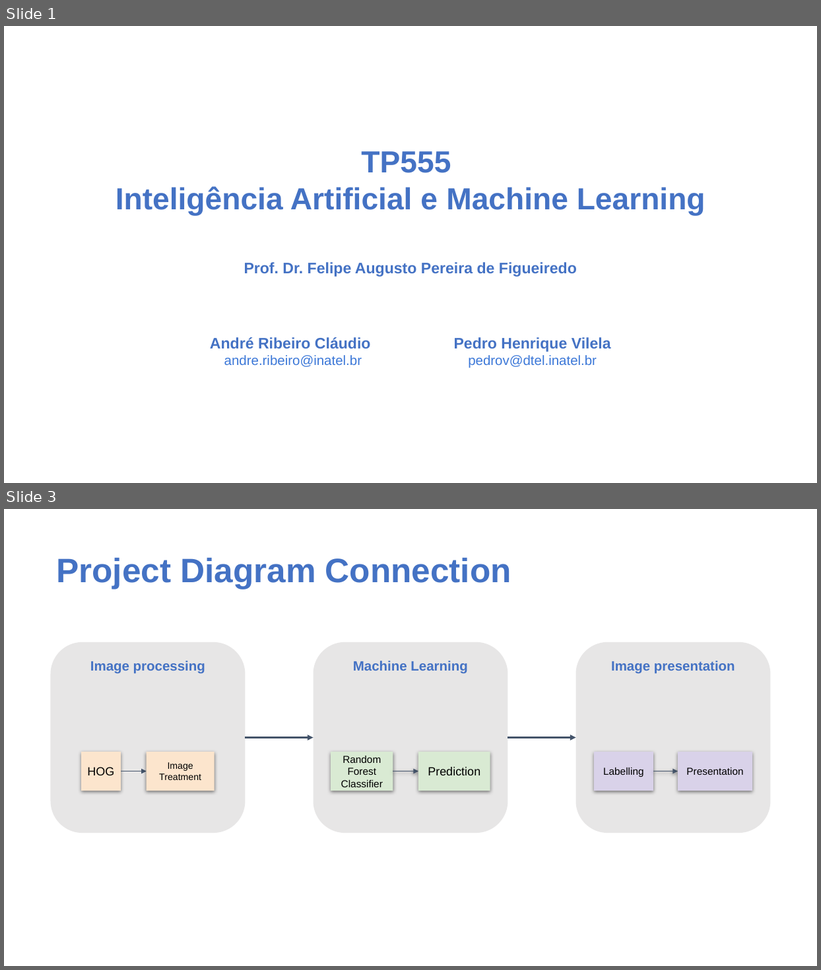
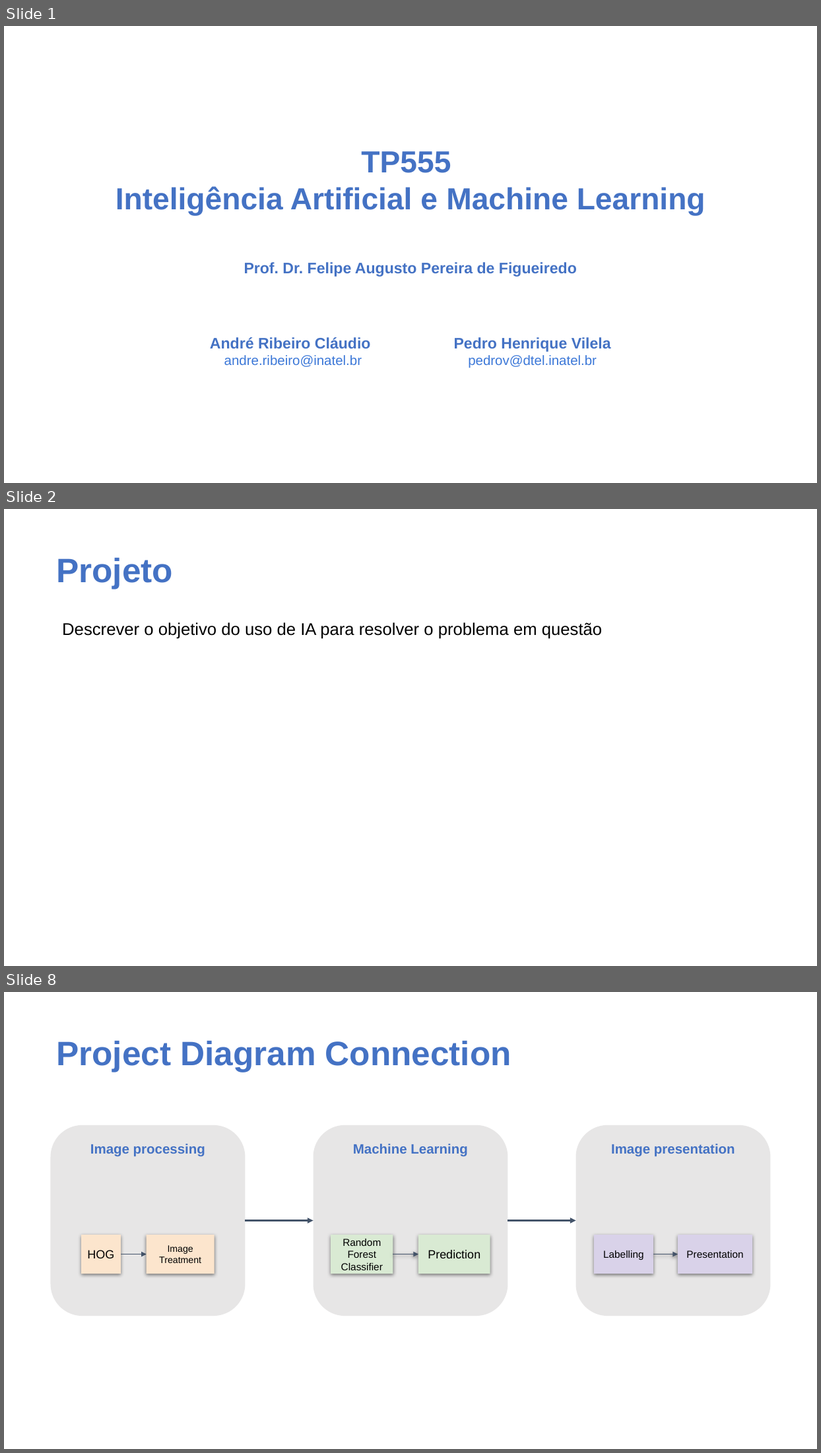
Before and after one commit to andrerclaudio/parkinson-prediction, a slide deck: Presentation.pptx. Shown one above the other, each under a label of ours: slides 1 and 3 before the commit, slides 1, 2 and 8 after it; the slides between them are not shown. The pictures are 821x970 and 821x1453 pixels, drawn with LibreOffice and Linux fonts; fonts in the diff are those of the drawing; background and template pictures are left out. Boxes give left, top, right and bottom in pixels: in the first picture for what was removed or moved away, otherwise in the second. Text is boxed around its words. In the diff, an @@ line names an element or a change of style, - is before the commit and + after.

```diff
--- a/Presentation.pptx
+++ b/Presentation.pptx
@@ slide 2 added at [4,509,817,966], background picture (left out) @@
@@ text added at [57,558,174,589], 40 pt, text #4472C4, bold @@
+Projeto
@@ text added at [62,623,602,639], 20 pt, text #000000 @@
+Descrever o objetivo do uso de IA para resolver o problema em questão
@@ what was slide 3 is now slide 8 @@
```
Also in this commit, not shown: 1 slide changed, 4 other slides added.
